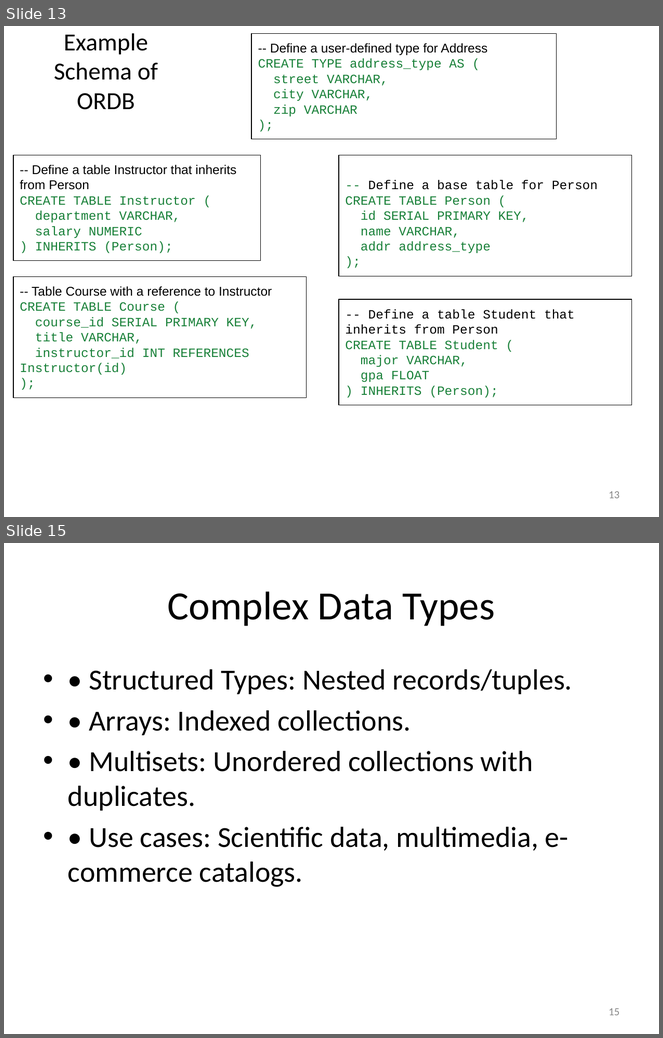
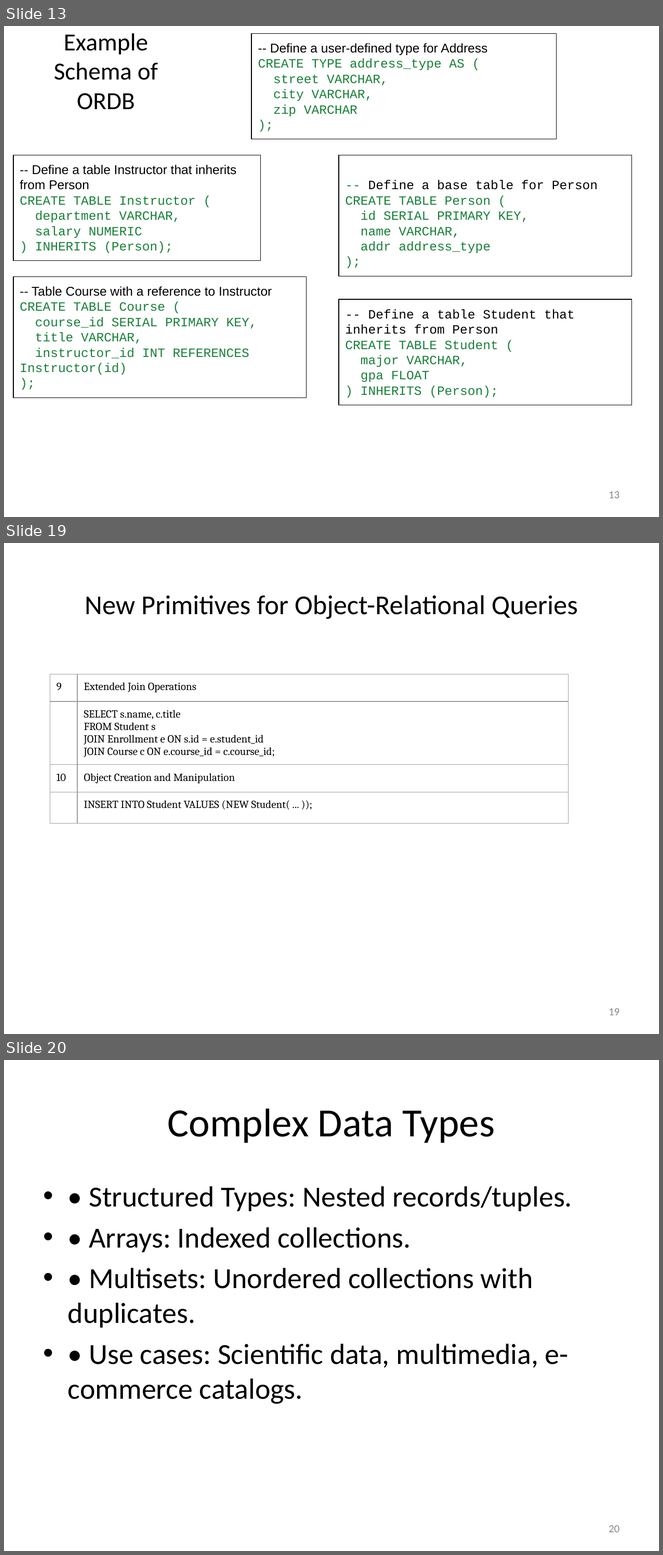
Before and after one commit to rizveeredwan/course-contents, a slide deck: CSE-3104/Slides/Introduction_to_modern_databases.pptx. Shown one above the other, each under a label of ours: slides 13 and 15 before the commit, slides 13, 19 and 20 after it; the slides between them are not shown. The pictures are 663x1038 and 663x1555 pixels, drawn with LibreOffice and Linux fonts; fonts in the diff are those of the drawing. Boxes give left, top, right and bottom in pixels: in the first picture for what was removed or moved away, otherwise in the second. Text is boxed around its words. In the diff, an @@ line names an element or a change of style, - is before the commit and + after.

Commit message:
with new data of Object Relational Query

```diff
--- a/CSE-3104/Slides/Introduction_to_modern_databases.pptx
+++ b/CSE-3104/Slides/Introduction_to_modern_databases.pptx
@@ slide 19 added at <box>4,543,659,1034</box>, background #FFFFFF @@
@@ title added at <box>85,595,578,619</box>, 30 pt, text #000000 @@
+New Primitives for Object-Relational Queries
@@ table added at <box>50,674,569,889</box>, 4 rows, 2 columns @@
+9 | Extended Join Operations
+ | SELECT s.name, c.title / FROM Student s / JOIN Enrollment e ON s.id = e.student_id / JOIN Course c ON e.course_id = c.course_id;
+10 | Object Creation and Manipulation
+ | INSERT INTO Student VALUES (NEW Student( ... ));
@@ page number added at <box>609,1008,620,1016</box>, 12 pt, text #888888 @@
+19
@@ what was slide 15 is now slide 20 @@
@@ page number at <box>609,1525,620,1533</box>: text changed @@
-15
+20
```
Also in this commit, not shown: 2 slides changed, 4 other slides added.
